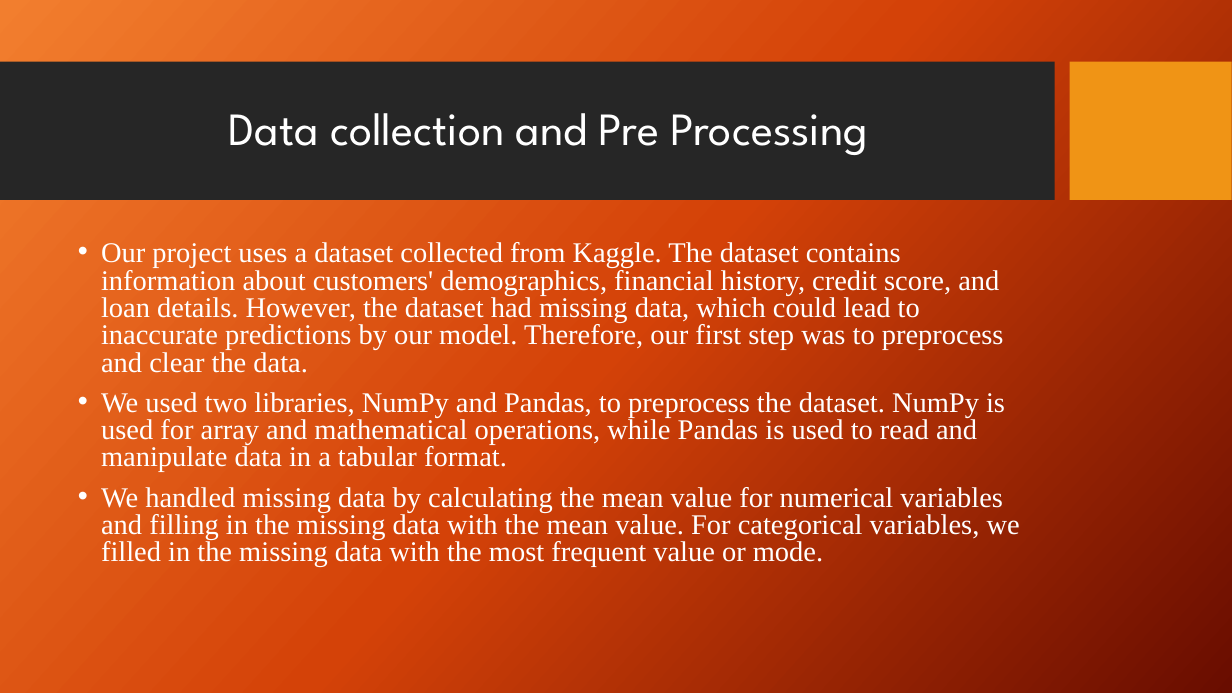
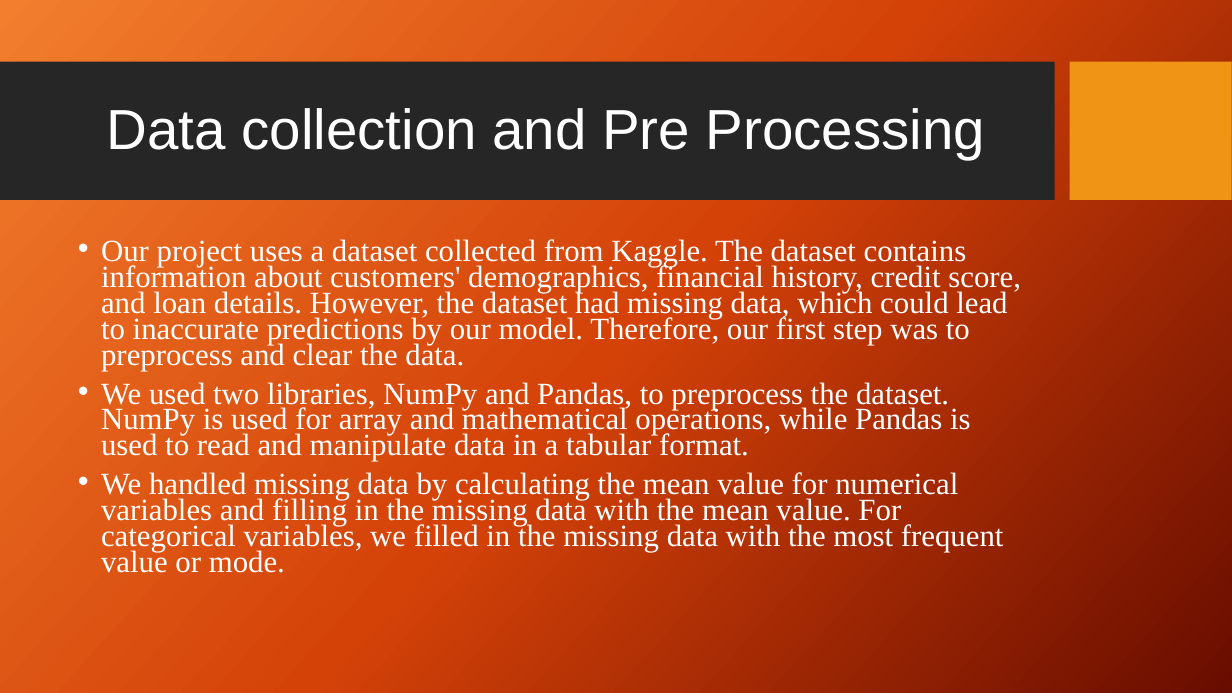
Before and after one commit to Safee121/Loan-Eligibility-Prediction-, a slide deck: slide 3 of Loan Eligibility Prediction1.pptx. Drawn at 1232x693 pixels with LibreOffice and Linux fonts; fonts in the diff are those of the drawing; background and template pictures are left out. Boxes give left, top, right and bottom in pixels: in the first picture for what was removed or moved away, otherwise in the second. Text is boxed around its words. In the diff, an @@ line names an element or a change of style, - is before the commit and + after.

```diff
--- a/Loan Eligibility Prediction1.pptx
+++ b/Loan Eligibility Prediction1.pptx
@@ title "Data collection and Pre Processing" at (x1=107, y1=108, x2=985, y2=159): size 36 to 44 pt, font League Spartan to Arial @@
@@ text "Our project uses a dataset ..." at (x1=101, y1=239, x2=1021, y2=573): size 22.2 to 24.1 pt; line spacing 0.8 to 0.7 @@
```
Also in this commit, not shown: 4 other slides changed, 1 slide added, 4 slides removed.
